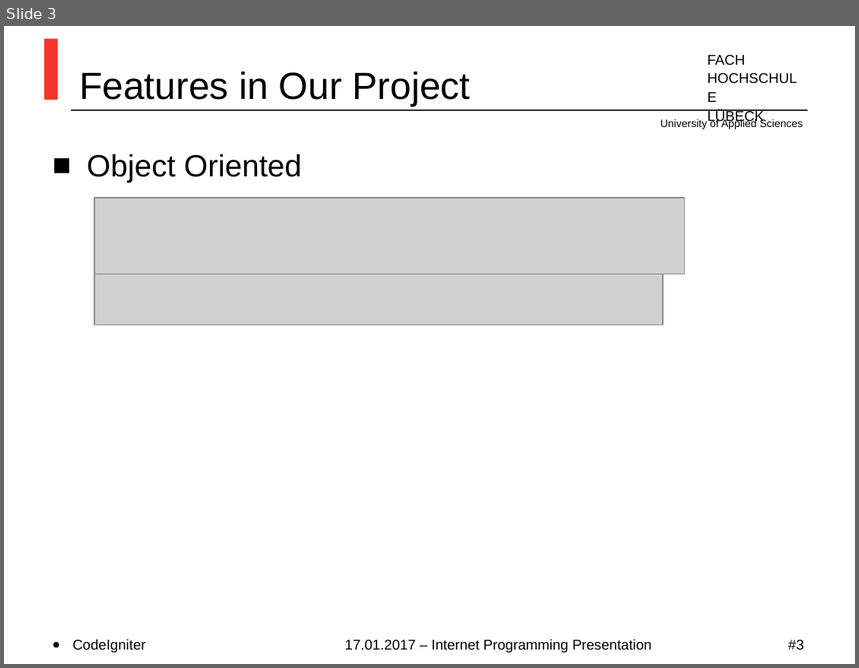
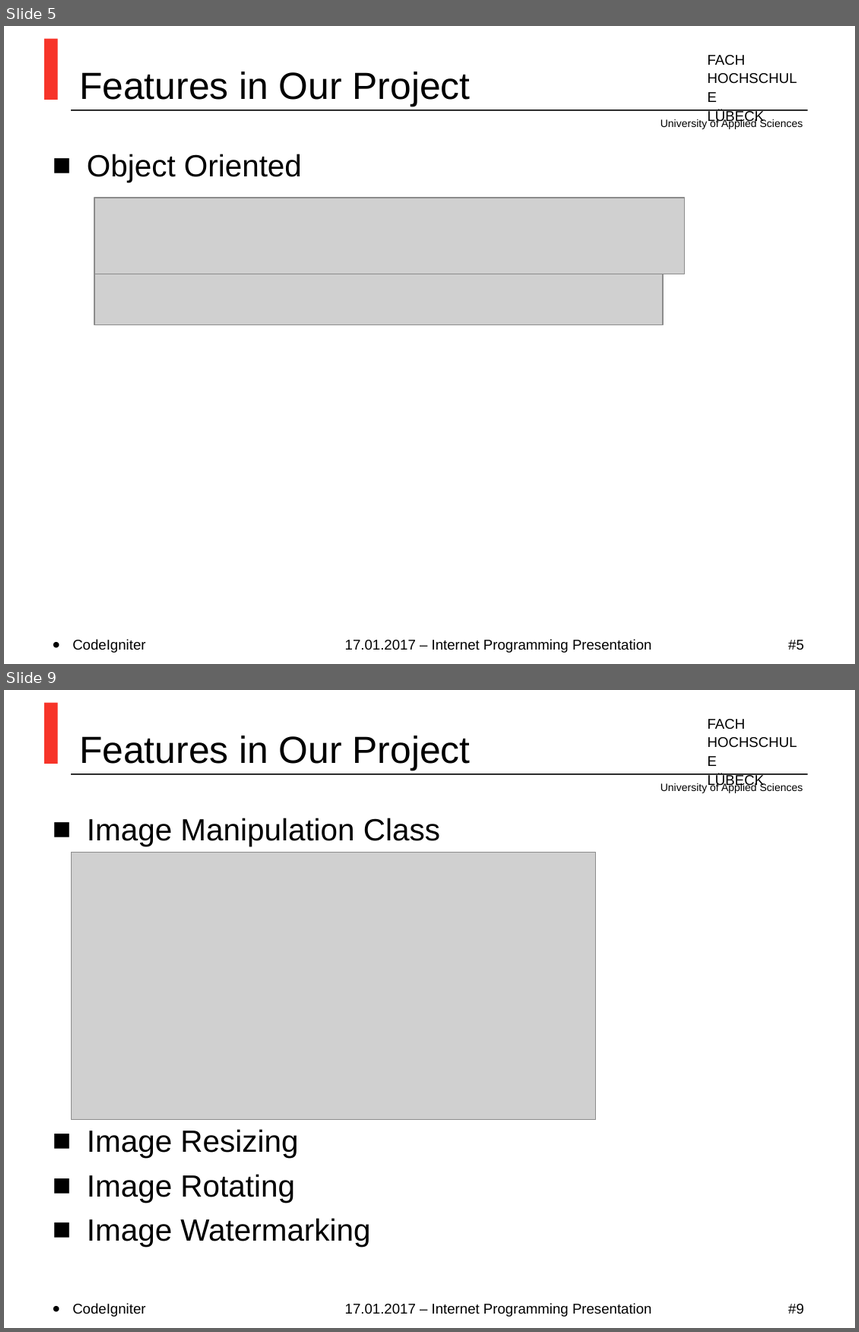
Before and after one commit to MirrShad/TiniBlog, a slide deck: Index.ppt. Shown one above the other, each under a label of ours: slide 3 before the commit, slides 5 and 9 after it; the slides between them are not shown. The pictures are 859x668 and 859x1332 pixels, drawn with LibreOffice and Linux fonts; fonts in the diff are those of the drawing; grey boxes stand for pictures; background and template pictures are left out. Boxes give left, top, right and bottom in pixels: in the first picture for what was removed or moved away, otherwise in the second. Text is boxed around its words. In the diff, an @@ line names an element or a change of style, - is before the commit and + after.

```diff
--- a/Index.ppt
+++ b/Index.ppt
@@ slide 9 added at (4,690,855,1328), background #FFFFFF; not listed: 4 template elements that a slide beside it also shows @@
@@ title added at (79,736,471,771), 32 pt, text #000000 @@
+Features in Our Project
@@ text added at (87,818,440,1247), 26 pt, text #000000 @@
+■ Image Manipulation Class
+■ Image Resizing
+■ Image Rotating
+■ Image Watermarking
@@ picture added at (71,853,597,1121) @@
@@ text added at (72,1303,145,1317), 12 pt, text #000000 @@
+• CodeIgniter
@@ text added at (345,1303,652,1317), 12 pt, text #000000 @@
+17.01.2017 – Internet Programming Presentation
@@ page number added at (788,1304,804,1314), 12 pt, text #000000 @@
+#9
@@ what was slide 3 is now slide 5 @@
@@ page number at (788,640,804,651): text changed @@
-#3
+#5
```
Also in this commit, not shown: 6 slides changed, 4 other slides added.
